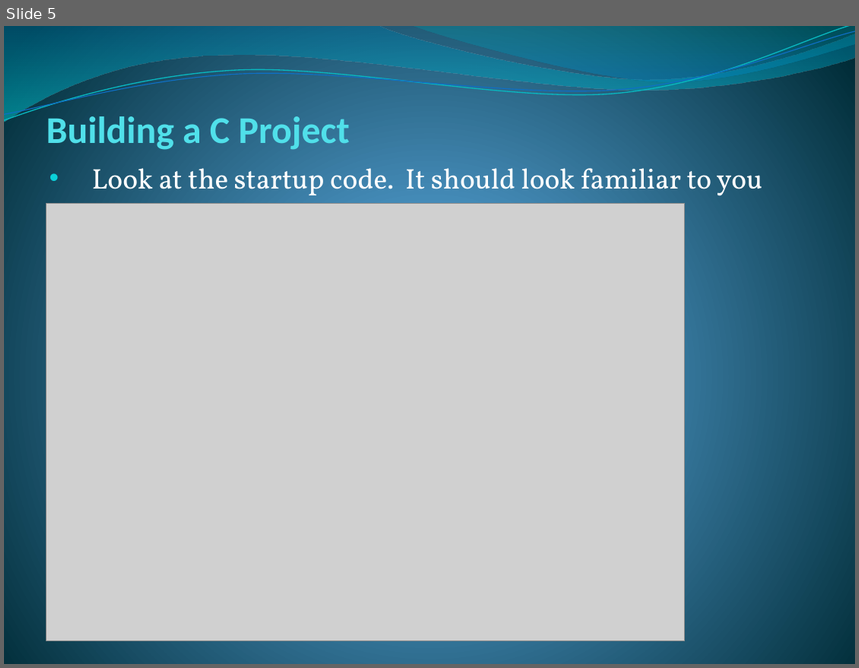
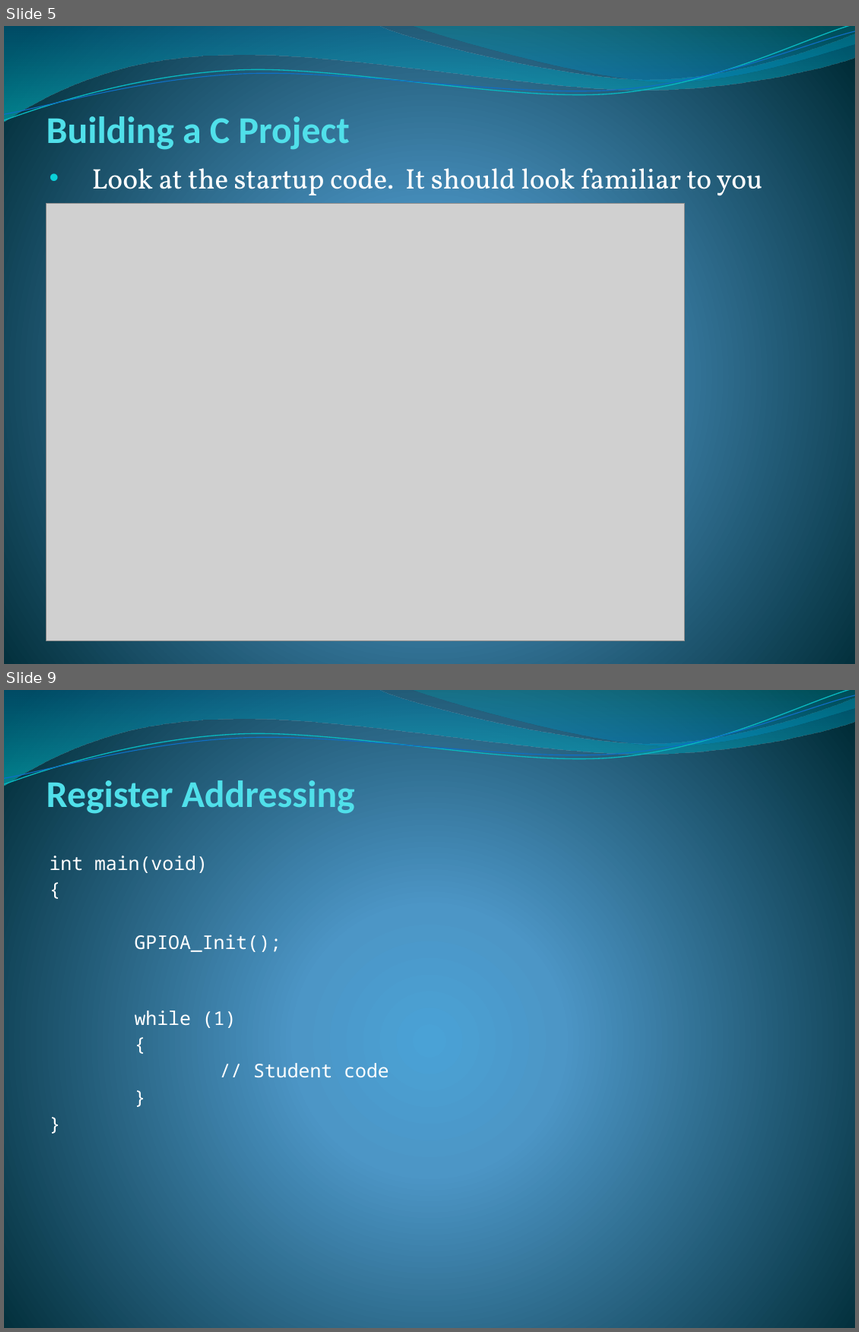
Before and after one commit to ense-352/ense-352-Lab, a slide deck: Lab-5/Building_A_C_Project.pptx. Shown one above the other, each under a label of ours: slide 5 before the commit, slides 5 and 9 after it; the slides between them are not shown. The pictures are 859x668 and 859x1332 pixels, drawn with LibreOffice and Linux fonts; fonts in the diff are those of the drawing; grey boxes stand for pictures. Boxes give left, top, right and bottom in pixels: in the first picture for what was removed or moved away, otherwise in the second. Text is boxed around its words. In the diff, an @@ line names an element or a change of style, - is before the commit and + after.

```diff
--- a/Lab-5/Building_A_C_Project.pptx
+++ b/Lab-5/Building_A_C_Project.pptx
@@ slide 9 added at (4,690,855,1328), background gradient #4AA0D6 to #4C98C7 to #002C38; not listed: 4 template elements that a slide beside it also shows @@
@@ title added at (47,780,355,814), 32 pt, text #51E0EA, bold @@
+Register Addressing
@@ subtitle added at (50,856,389,1078), 16 pt, text #FFFFFF @@
+int main(void)
+{
+GPIOA_Init();
+while (1)
+{
+// Student code
+}
+}
```
Also in this commit, not shown: 3 other slides added, 2 slides removed.
